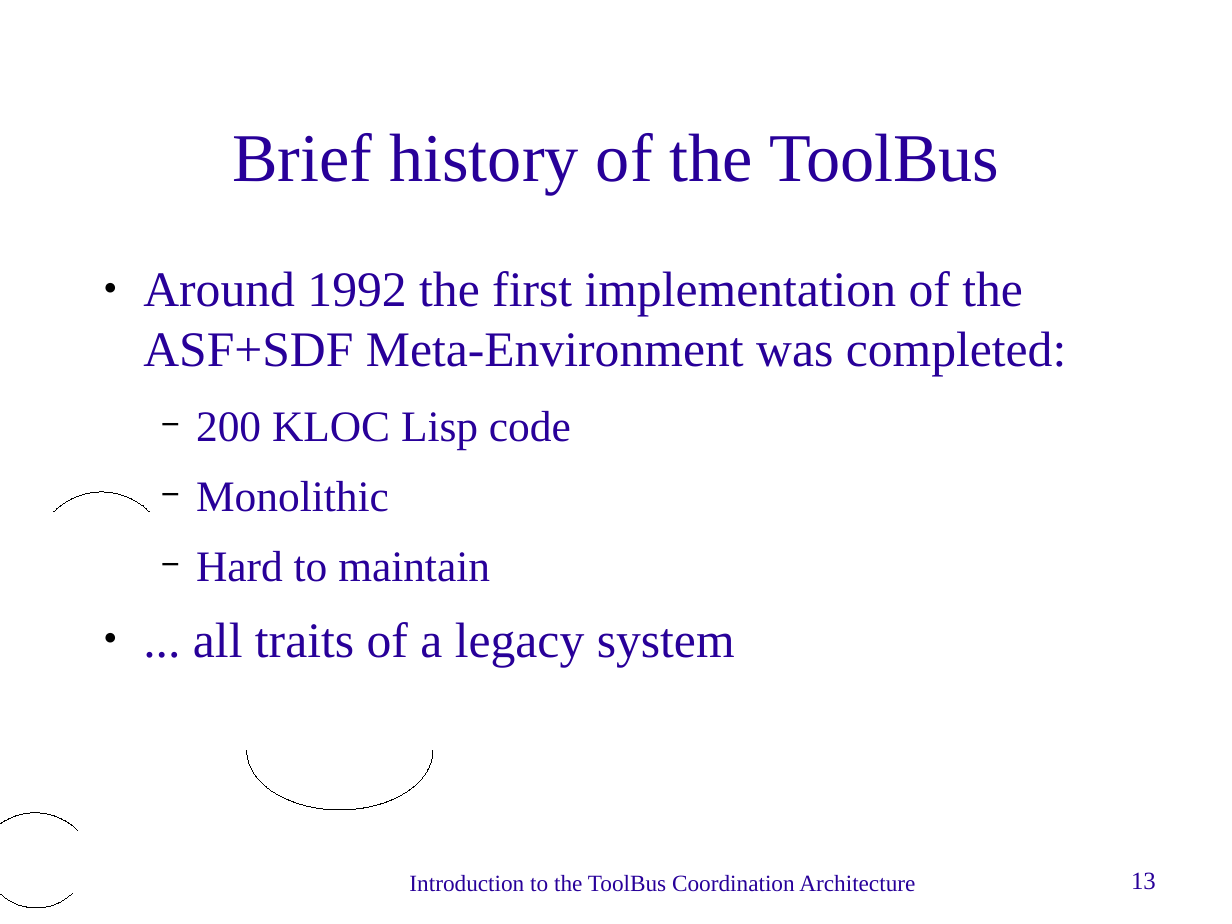
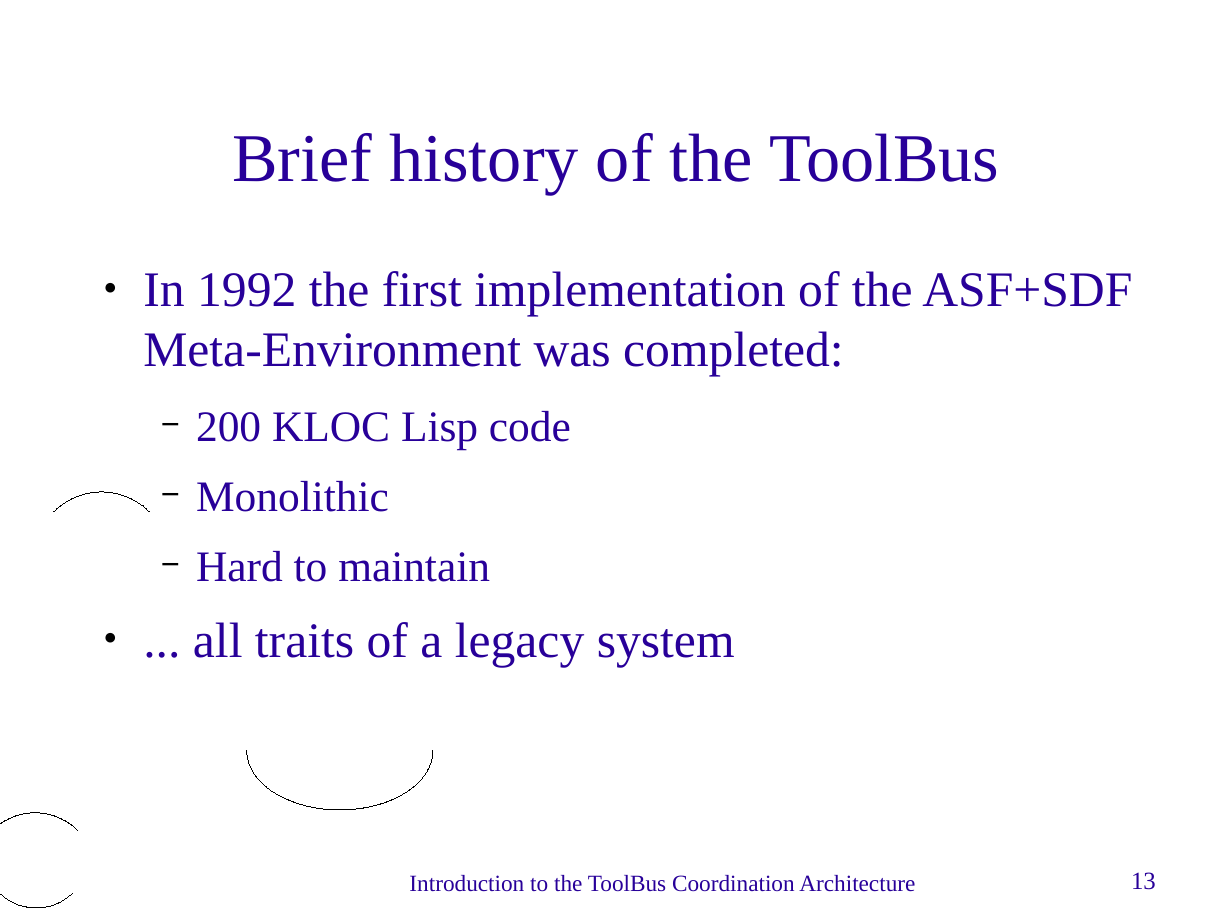
Before and after one commit to cwi-swat/meta-environment, a slide deck: slide 13 of meta-doc/technology/toolbus-intro/toolbus-intro.odp. Drawn at 1232x924 pixels with LibreOffice and Linux fonts; fonts in the diff are those of the drawing; background and template pictures are left out. Boxes give left, top, right and bottom in pixels: in the first picture for what was removed or moved away, otherwise in the second. Text is boxed around its words. In the diff, an @@ line names an element or a change of style, - is before the commit and + after.

Commit message:
Updated and extended ToolBus slides

```diff
--- a/meta-doc/technology/toolbus-intro/toolbus-intro.odp
+++ b/meta-doc/technology/toolbus-intro/toolbus-intro.odp
@@ text at bbox=[143, 271, 1132, 376]: text changed @@
-● Around 1992 the first implementation of the ASF+SDF Meta-Environment was completed:
+● In 1992 the first implementation of the ASF+SDF Meta-Environment was completed:
```
Also in this commit, not shown: 28 other slides changed, 69 slides added, 5 slides removed, 1 other file.
